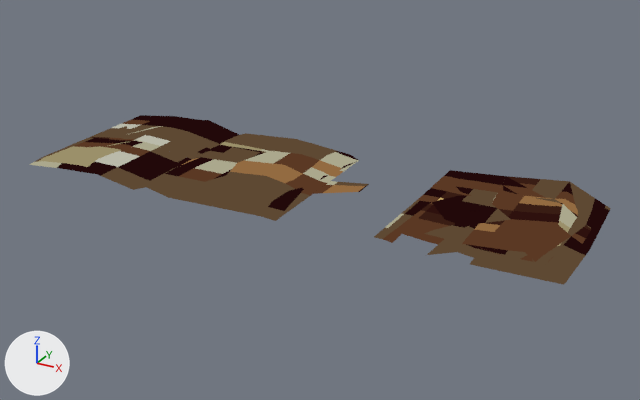
One commit to the glTF model src/ship/hub/assets/px/binder_notebook.glb: the scene before it, then after it.
Both versions are drawn from a 50 mm camera at (0.482, -0.842, 0.406) aimed at (0.02, -0.002, -0.014). Arrows for +X, +Y and +Z are at lower left; the lights stay in place. The picture after the commit comes second. Vertices at exactly the same position are counted once.

Before the edit, the objects in view are built like this:
```python
me_mesh = bpy.data.meshes.new('mesh')
me_mesh.from_pydata(...)  # 113 vertices, 299 faces; spans x -0.336..0.336, y -0.116..0.116, z 0.0..0.025
me_mesh.materials.append(mat_pixel_card)
ob_mesh = bpy.data.objects.new('mesh', me_mesh)
ob_mesh.location = (0.0, 0.0, 0.0)
```
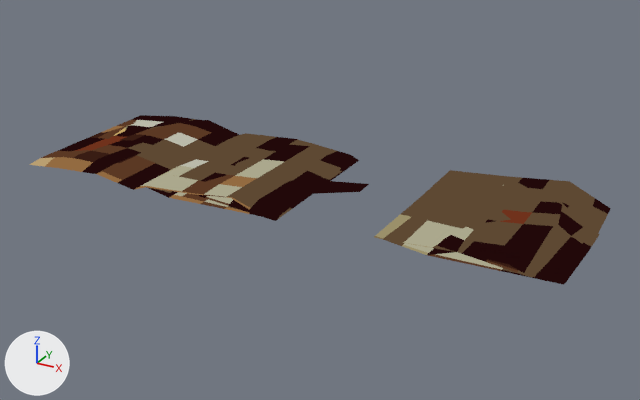
Pixel boxes (x1, y1, x2, y2) of what changed, in the pictures (640 x 400 px; the box of a moved part takes in the faces that stretch with it):
part 1 of me_mesh, moved or reshaped
    before: (73, 126, 161, 174)
    after: (73, 115, 570, 270)
part 2 of me_mesh, moved or reshaped
    before: (503, 176, 592, 236)
    after: (83, 126, 478, 255)
part 3 of me_mesh, moved or reshaped
    before: (427, 221, 478, 255)
    after: (507, 176, 592, 225)
part 4 of me_mesh, moved or reshaped
    before: (459, 237, 570, 277)
    after: (536, 198, 585, 236)
part 5 of me_mesh, surface changed
    both: (29, 116, 611, 285)

Patch to the scene script:
```diff
--- a/src/ship/hub/assets/px/binder_notebook.glb.py
+++ b/src/ship/hub/assets/px/binder_notebook.glb.py
@@ me_mesh @@
 me_mesh.from_pydata(...)  # 113 vertices, 299 faces; spans x -0.336..0.336, y -0.116..0.116, z 0.0..0.025
 # used by ob_mesh; location = (0.0, 0.0, 0.0)
-me_mesh.vertices[101].co = (-0.25, -0.087, 0.018)  # pixel (93, 157)
-me_mesh.vertices[102].co = (-0.221, -0.085, 0.014)  # pixel (112, 164)
-me_mesh.vertices[107].co = (-0.313, 0.065, 0.007)  # pixel (134, 123)
-me_mesh.vertices[108].co = (-0.268, 0.056, 0.011)  # pixel (155, 127)
-me_mesh.vertices[109].co = (-0.283, 0.007, 0.012)  # pixel (122, 135)
-me_mesh.vertices[111].co = (-0.263, 0.047, 0.015)  # pixel (154, 126)
-me_mesh.vertices[112].co = (-0.266, -0.027, 0.014)  # pixel (115, 143)
-me_mesh.vertices[103].co = (0.278, 0.06, 0.018)  # pixel (554, 199)
-me_mesh.vertices[104].co = (0.292, 0.035, 0.025)  # pixel (562, 203)
-me_mesh.vertices[110].co = (0.221, 0.058, 0.017)  # pixel (503, 190)
-me_mesh.vertices[105].co = (0.208, -0.085, 0.016)  # pixel (445, 237)
-me_mesh.vertices[106].co = (0.282, -0.088, 0.011)  # pixel (516, 260)
+# me_mesh part 1
+me_mesh.vertices[101].co = (-0.266, -0.027, 0.014)  # pixel (115, 143)
+me_mesh.vertices[102].co = (-0.25, -0.087, 0.018)  # pixel (93, 157)
+me_mesh.vertices[107].co = (0.282, -0.088, 0.011)
+me_mesh.vertices[108].co = (-0.313, 0.065, 0.007)  # pixel (134, 123)
+me_mesh.vertices[109].co = (-0.268, 0.056, 0.011)  # pixel (155, 127)
+me_mesh.vertices[111].co = (0.221, 0.058, 0.017)  # pixel (503, 190)
+me_mesh.vertices[112].co = (-0.263, 0.047, 0.015)  # pixel (154, 126)
+# me_mesh part 2
+me_mesh.vertices[103].co = (-0.221, -0.085, 0.014)  # pixel (112, 164)
+me_mesh.vertices[104].co = (0.208, -0.085, 0.016)  # pixel (445, 237)
+me_mesh.vertices[110].co = (-0.283, 0.007, 0.012)  # pixel (122, 135)
+# me_mesh part 3
+me_mesh.vertices[105].co = (0.278, 0.06, 0.018)  # pixel (554, 199)
+# me_mesh part 4
+me_mesh.vertices[106].co = (0.292, 0.035, 0.025)  # pixel (562, 203)
+# me_mesh part 5: 261 kept faces spanning x -0.336..0.336, y -0.116..0.116, z 0.0..0.025 get new texture (UV) coordinates
 me_mesh.materials.append(mat_pixel_card)
```
